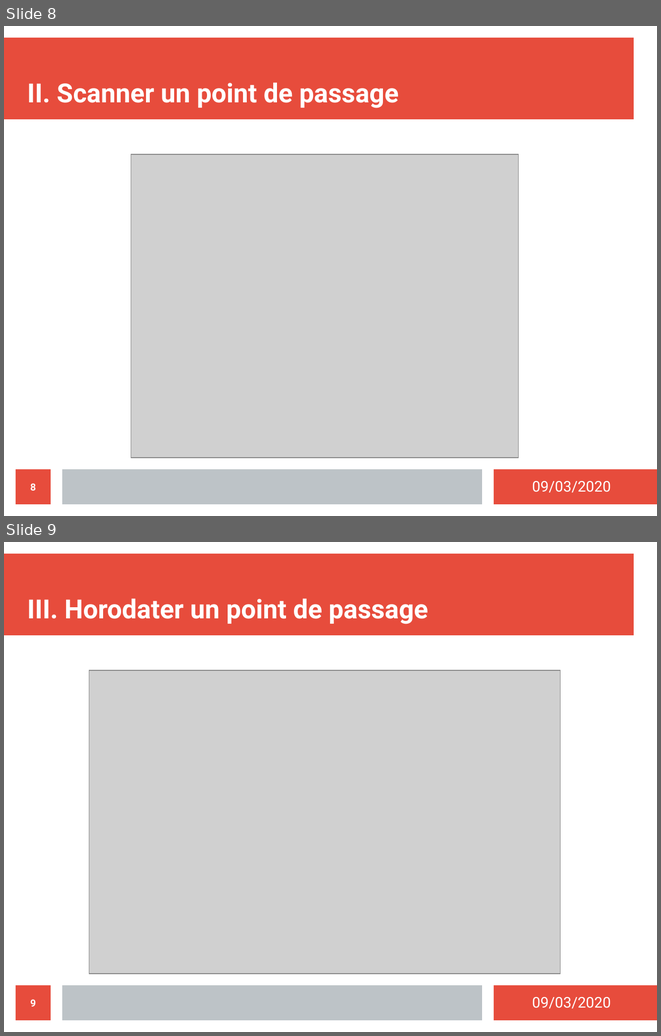
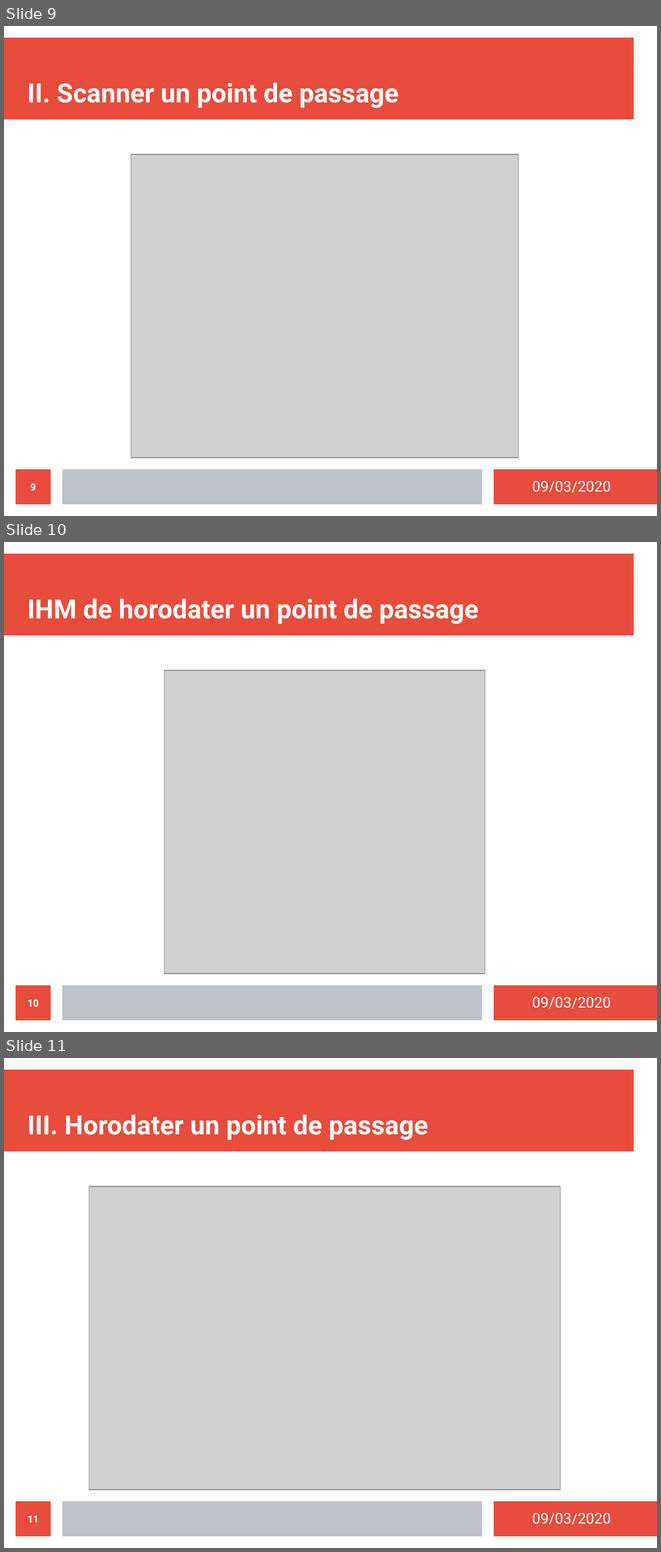
Before and after one commit to MezeretteBrice/Projet_Ronde, a slide deck: SOUTENANCE/Revue2/MezeretteBrice.odp. Shown one above the other, each under a label of ours: slides 8 and 9 before the commit, slides 9, 10 and 11 after it. The pictures are 661x1036 and 661x1552 pixels, drawn with LibreOffice and Linux fonts; fonts in the diff are those of the drawing; grey boxes stand for pictures. Boxes give left, top, right and bottom in pixels: in the first picture for what was removed or moved away, otherwise in the second. Text is boxed around its words. In the diff, an @@ line names an element or a change of style, - is before the commit and + after.

```diff
--- a/SOUTENANCE/Revue2/MezeretteBrice.odp
+++ b/SOUTENANCE/Revue2/MezeretteBrice.odp
@@ slide 10 added at [4, 542, 657, 1032], background #FFFFFF; not listed: 4 template elements that a slide beside it also shows @@
@@ title added at [27, 598, 479, 624], 32 pt, text #FFFFFF, bold @@
+IHM de horodater un point de passage
@@ picture added at [165, 671, 485, 974] @@
@@ page number added at [16, 985, 51, 1020], fill #E74C3C, 12 pt, text #FFFFFF, bold @@
+10
@@ what was slide 8 is now slide 9 @@
@@ page number at [30, 483, 36, 490]: text changed @@
-8
+9
@@ what was slide 9 is now slide 11 @@
@@ page number at [27, 1515, 38, 1522]: text changed @@
-9
+11
```
Also in this commit, not shown: 3 other slides added, 1 other file.
